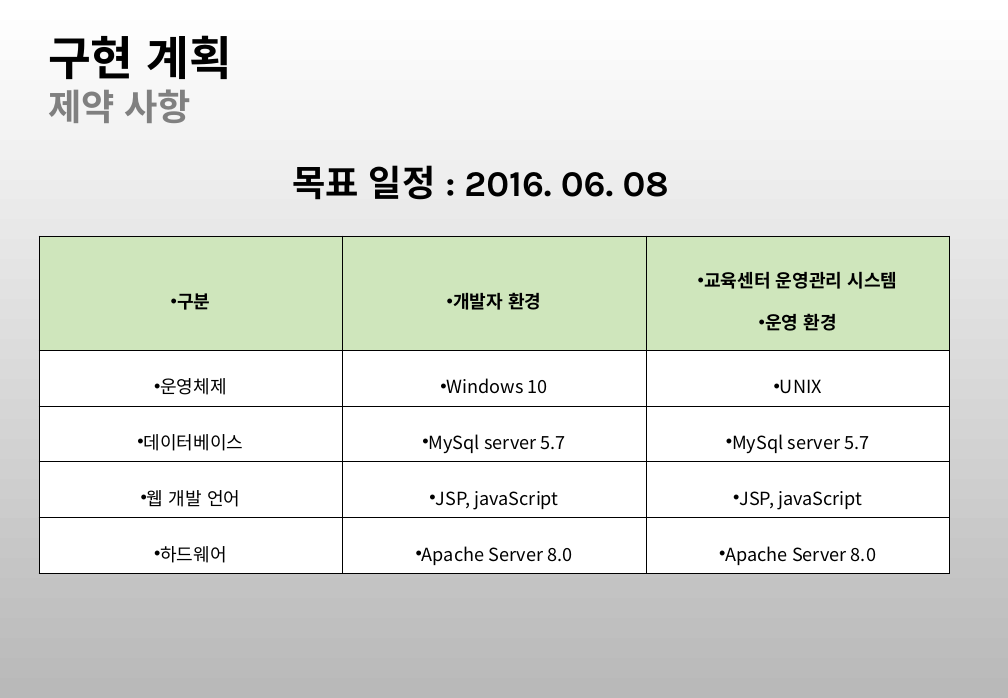
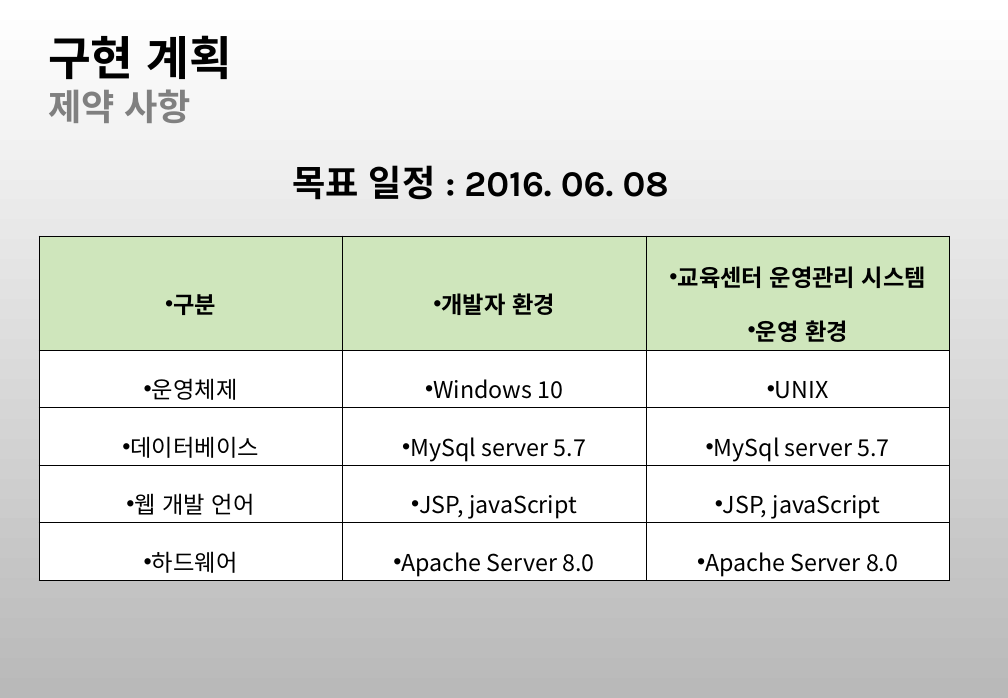
Before and after one commit to se04/se04, a slide deck: slide 3 of 최종 결과물/PPT/구현_방지훈.pptx. Drawn at 1008x698 pixels with LibreOffice and Linux fonts; fonts in the diff are those of the drawing; background and template pictures are left out. Boxes give left, top, right and bottom in pixels: in the first picture for what was removed or moved away, otherwise in the second. Text is boxed around its words. In the diff, an @@ line names an element or a change of style, - is before the commit and + after.

```diff
--- a/최종 결과물/PPT/구현_방지훈.pptx
+++ b/최종 결과물/PPT/구현_방지훈.pptx
@@ table at (39, 235, 949, 581) @@
@@ size 14 to 18 pt @@
```
Also in this commit, not shown: 2 other slides changed, 1 other file.
